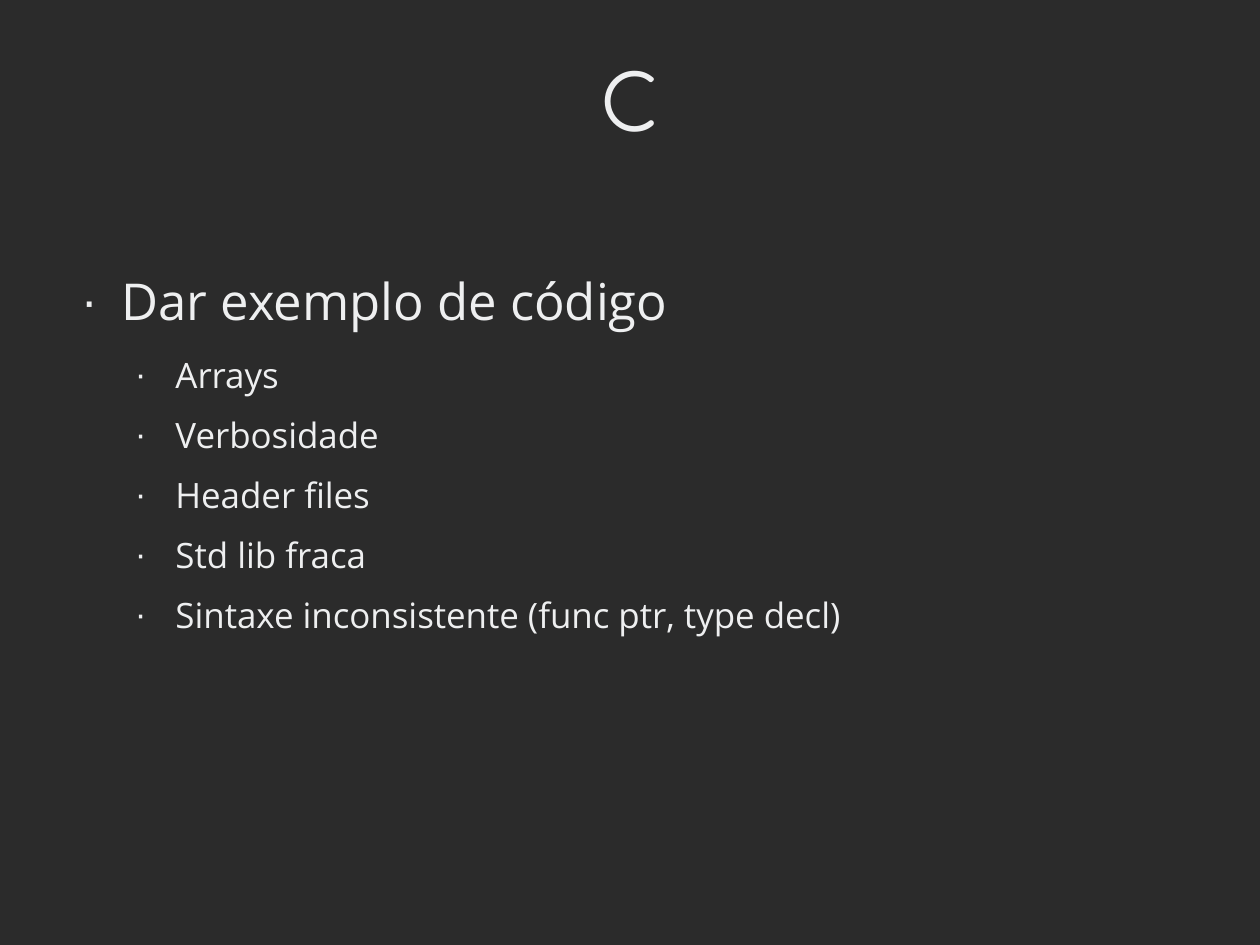
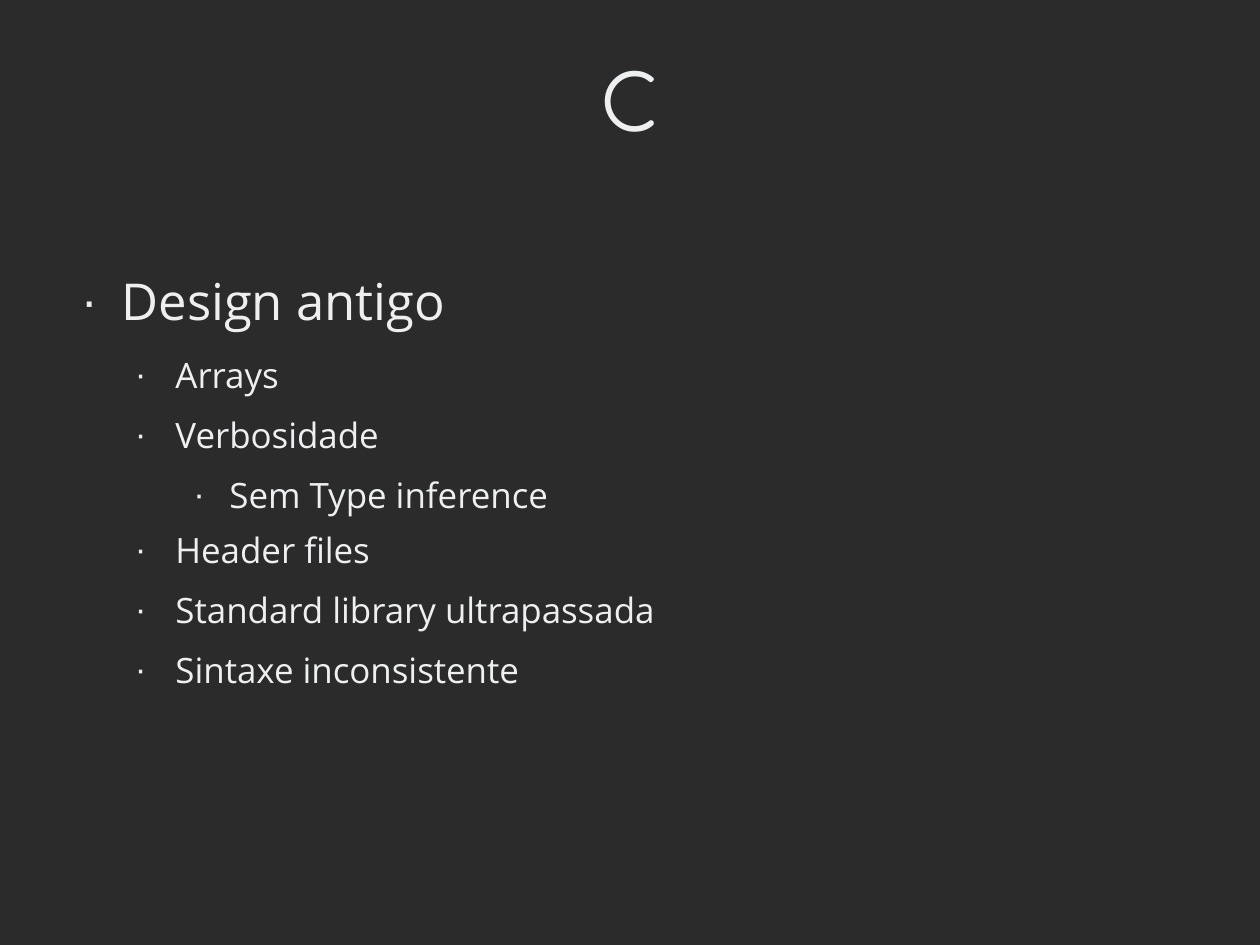
Before and after one commit to Hoshoyo/Light, a slide deck: slide 5 of TCC_Reunião_#1.odp. Drawn at 1260x945 pixels with LibreOffice and Linux fonts; fonts in the diff are those of the drawing; background and template pictures are left out; a plain dark background stands for a picture behind light text. Boxes give left, top, right and bottom in pixels: in the first picture for what was removed or moved away, otherwise in the second. Text is boxed around its words. In the diff, an @@ line names an element or a change of style, - is before the commit and + after.

```diff
--- a/TCC_Reunião_#1.odp
+++ b/TCC_Reunião_#1.odp
@@ text at (121, 282, 445, 332): text changed @@
-· Dar exemplo de código
+· Design antigo
@@ text at (229, 481, 548, 517): paragraph added @@
+    · Sem Type inference
@@ text at (175, 596, 655, 684): text changed @@
-  · Std lib fraca
-  · Sintaxe inconsistente (func ptr, type decl)
+  · Standard library ultrapassada
+  · Sintaxe inconsistente
```
Also in this commit, not shown: 3 other slides changed, 18 slides added, 6 slides removed, 6 other files.
